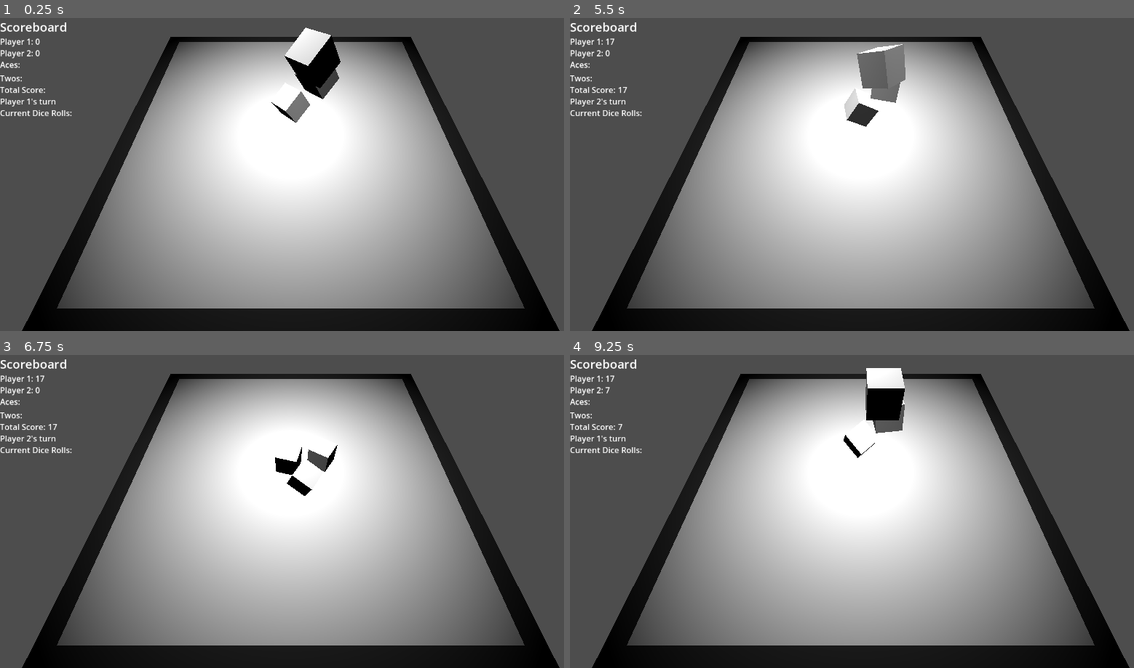
Above: before the commit, frames 1-4 (two rows, left to right).
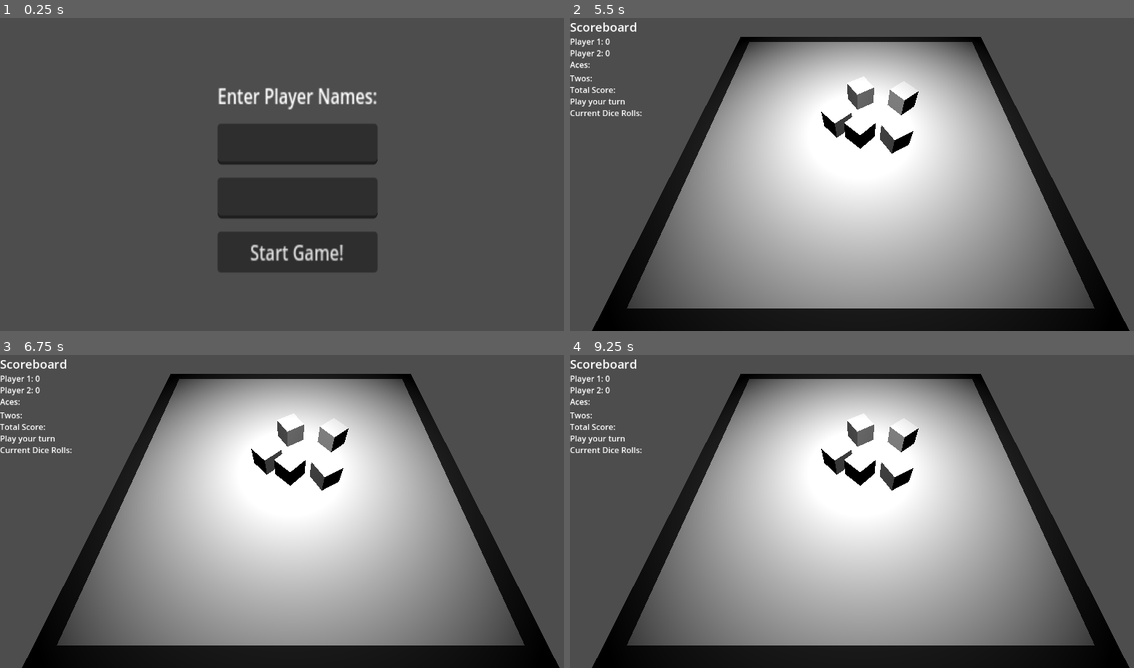
Above: after the commit, the same moments.

Repository: John-Popovici/duel-of-the-eights
Game: Godot game, scene res://Scenes/IntroScene.tscn
The game is run twice, just before and just after one commit, with the same random seed, the same clock (stepped at 60 frames per second) and the same inputs. Before the commit the project starts from res://Scenes/game_scene.tscn.
Inputs (mouse positions are in pixels of both pictures, inside the frame that each line leads up to):
- Up to frame 1 (0.25 s): no input
- Up to frame 2 (5.5 s): click (868, 252) at 0.5 s, where only the run after the commit has a clickable "Start Game!"; tap Enter at 5 s
- Up to frame 3 (6.75 s): no input
- Up to frame 4 (9.25 s): tap Space at 7.25, 8.75 s; tap Enter at 8 s

The runs differ from the first frame. In frame 1, 62% of the frame differs, in the area x 0-100%, y 1-100%; in frame 2, 2.5%; in frame 3, 1.5%; in frame 4, 2.6%.

Commit message:
Intro Scene Created. player name customization setup

Diff:
--- /dev/null
+++ b/src/Scenes/IntroScene.tscn
@@ -0,0 +1,28 @@
+[gd_scene load_steps=2 format=3 uid="uid://d05a7cco5s8tg"]
+
+[ext_resource type="Script" path="res://Scripts/IntroScene.gd" id="1_datn8"]
+
+[node name="IntroScene" type="Node3D"]
+script = ExtResource("1_datn8")
+
+[node name="VBoxContainer" type="VBoxContainer" parent="."]
+offset_left = 431.0
+offset_top = 150.0
+offset_right = 588.0
+offset_bottom = 273.0
+scale = Vector2(2.01922, 2.61369)
+theme_override_constants/separation = 10
+
+[node name="Instructions" type="Label" parent="VBoxContainer"]
+layout_mode = 2
+text = "Enter Player Names:"
+
+[node name="Player1Entry" type="LineEdit" parent="VBoxContainer"]
+layout_mode = 2
+
+[node name="Player2Entry" type="LineEdit" parent="VBoxContainer"]
+layout_mode = 2
+
+[node name="StartGame" type="Button" parent="VBoxContainer"]
+layout_mode = 2
+text = "Start Game!"
--- /dev/null
+++ b/src/Scenes/game_scene.gd
@@ -0,0 +1,27 @@
+extends Node3D
+# GameScene.gd
+
+var player1_name: String
+var player2_name: String
+
+@onready var GameManager: Node = $GameManager
+
+# Method to set player names, called from IntroScene
+func set_player_names(name1: String, name2: String) -> void:
+	player1_name = name1
+	player2_name = name2
+	print("Player 1: %s, Player 2: %s" % [player1_name, player2_name])
+
+
+# Start game logic with player names
+func _ready() -> void:
+	if player1_name and player2_name:
+		print("Starting game with players: %s and %s" % [player1_name, player2_name])
+		GameManager.setPlayerNames(player1_name,player2_name)
+		GameManager.start_round()
+	else:
+		print("Warning: Player names not set")
+
+# Called every frame. 'delta' is the elapsed time since the previous frame.
+func _process(delta: float) -> void:
+	pass
--- a/src/Scenes/game_scene.tscn
+++ b/src/Scenes/game_scene.tscn
@@ -1,9 +1,10 @@
-[gd_scene load_steps=11 format=3 uid="uid://dxwfosg6try75"]
+[gd_scene load_steps=12 format=3 uid="uid://dxwfosg6try75"]
 
 [ext_resource type="Script" path="res://Scripts/GameManager.gd" id="1_7ajte"]
-[ext_resource type="Script" path="res://Scenes/dice_container.gd" id="1_78uev"]
+[ext_resource type="Script" path="res://Scripts/dice_container.gd" id="1_78uev"]
 [ext_resource type="Script" path="res://Scripts/scoreboard.gd" id="1_gapl4"]
-[ext_resource type="Script" path="res://Scenes/die.gd" id="2_muqym"]
+[ext_resource type="Script" path="res://Scenes/game_scene.gd" id="1_ominb"]
+[ext_resource type="Script" path="res://Scripts/die.gd" id="2_muqym"]
 
 [sub_resource type="BoxMesh" id="BoxMesh_c0fec"]
 
@@ -19,6 +20,7 @@
 [sub_resource type="BoxShape3D" id="BoxShape3D_yb52v"]
 
 [node name="Game_Scene" type="Node3D"]
+script = ExtResource("1_ominb")
 
 [node name="GameManager" type="Node" parent="." node_paths=PackedStringArray("dice_container", "scoreboard")]
 script = ExtResource("1_7ajte")
@@ -51,14 +53,15 @@
 
 [node name="DiceContainer" type="Node3D" parent="." node_paths=PackedStringArray("dice_nodes", "scoreboard")]
 script = ExtResource("1_78uev")
-dice_nodes = [NodePath("Dice"), NodePath("Dice2"), NodePath("Dice3")]
+dice_nodes = [NodePath("Dice"), NodePath("Dice2"), NodePath("Dice3"), NodePath("Dice4"), NodePath("Dice5")]
 scoreboard = NodePath("../CanvasLayer/ScoreboardContatiner")
 
 [node name="Dice" type="RigidBody3D" parent="DiceContainer"]
-transform = Transform3D(0.651295, -0.443173, -0.615965, 0.178731, 0.878489, -0.443071, 0.737475, 0.178478, 0.651364, 0, 5.66481, 0)
-script = ExtResource("2_muqym")
-start_position = Vector3(0, 5.665, 0)
+transform = Transform3D(0.651295, -0.443173, -0.615965, 0.178731, 0.878489, -0.443071, 0.737475, 0.178478, 0.651364, -4.40723, 5.66481, 0)
+script = ExtResource("2_muqym")
+start_position = Vector3(-4.407, 5.665, 0)
 start_rotation = Vector3(26.3, -43.4, 11.5)
+torque_range = 3
 
 [node name="MeshInstance3D" type="MeshInstance3D" parent="DiceContainer/Dice"]
 transform = Transform3D(3, 0, 0, 0, 3, 0, 0, 0, 3, 0, 0, 0)
@@ -69,10 +72,11 @@
 shape = SubResource("BoxShape3D_yb52v")
 
 [node name="Dice2" type="RigidBody3D" parent="DiceContainer"]
-transform = Transform3D(0.651295, -0.443173, -0.615965, 0.178731, 0.878489, -0.443071, 0.737475, 0.178478, 0.651364, 3, 9.66481, 0)
-script = ExtResource("2_muqym")
-start_position = Vector3(3, 9.665, 0)
+transform = Transform3D(0.651295, -0.443173, -0.615965, 0.178731, 0.878489, -0.443071, 0.737475, 0.178478, 0.651364, 5.19931, 9.66481, -4.20788)
+script = ExtResource("2_muqym")
+start_position = Vector3(5.199, 9.665, -4.208)
 start_rotation = Vector3(26.3, -43.5, 11.5)
+torque_range = 3
 
 [node name="MeshInstance3D" type="MeshInstance3D" parent="DiceContainer/Dice2"]
 transform = Transform3D(3, 0, 0, 0, 3, 0, 0, 0, 3, 0, 0, 0)
@@ -83,16 +87,47 @@
 shape = SubResource("BoxShape3D_yb52v")
 
 [node name="Dice3" type="RigidBody3D" parent="DiceContainer"]
-transform = Transform3D(0.651295, -0.443173, -0.615965, 0.178731, 0.878489, -0.443071, 0.737475, 0.178478, 0.651364, 2, 13.6648, 3)
-script = ExtResource("2_muqym")
-start_position = Vector3(2, 13.665, 3)
+transform = Transform3D(0.651295, -0.443173, -0.615965, 0.178731, 0.878489, -0.443071, 0.737475, 0.178478, 0.651364, 3.71559, 9.77646, 3)
+script = ExtResource("2_muqym")
+start_position = Vector3(3.716, 9.776, 3)
 start_rotation = Vector3(26.3, -43.4, 11.5)
+torque_range = 3
 
 [node name="MeshInstance3D" type="MeshInstance3D" parent="DiceContainer/Dice3"]
 transform = Transform3D(3, 0, 0, 0, 3, 0, 0, 0, 3, 0, 0, 0)
 mesh = SubResource("BoxMesh_kwmu1")
 
 [node name="CollisionShape3D" type="CollisionShape3D" parent="DiceContainer/Dice3"]
+transform = Transform3D(3, 0, 0, 0, 3, 0, 0, 0, 3, 0, 0, 0)
+shape = SubResource("BoxShape3D_yb52v")
+
+[node name="Dice4" type="RigidBody3D" parent="DiceContainer"]
+transform = Transform3D(0.651295, -0.443173, -0.615965, 0.178731, 0.878489, -0.443071, 0.737475, 0.178478, 0.651364, -1.17253, 9.42751, -5.24562)
+script = ExtResource("2_muqym")
+start_position = Vector3(-1.173, 9.428, -5.246)
+start_rotation = Vector3(26.3, -43.4, 11.5)
+torque_range = 3
+
+[node name="MeshInstance3D" type="MeshInstance3D" parent="DiceContainer/Dice4"]
+transform = Transform3D(3, 0, 0, 0, 3, 0, 0, 0, 3, 0, 0, 0)
+mesh = SubResource("BoxMesh_kwmu1")
+
+[node name="CollisionShape3D" type="CollisionShape3D" parent="DiceContainer/Dice4"]
+transform = Transform3D(3, 0, 0, 0, 3, 0, 0, 0, 3, 0, 0, 0)
+shape = SubResource("BoxShape3D_yb52v")
+
+[node name="Dice5" type="RigidBody3D" parent="DiceContainer"]
+transform = Transform3D(0.619643, 0.204831, -0.757686, -0.26865, 0.962387, 0.0404656, 0.737475, 0.178478, 0.651364, -0.529525, 12.8303, 1.47123)
+script = ExtResource("2_muqym")
+start_position = Vector3(-0.53, 12.83, 1.471)
+start_rotation = Vector3(-2.3, -49.3, -15.6)
+torque_range = 3
+
+[node name="MeshInstance3D" type="MeshInstance3D" parent="DiceContainer/Dice5"]
+transform = Transform3D(3, 0, 0, 0, 3, 0, 0, 0, 3, 0, 0, 0)
+mesh = SubResource("BoxMesh_kwmu1")
+
+[node name="CollisionShape3D" type="CollisionShape3D" parent="DiceContainer/Dice5"]
 transform = Transform3D(3, 0, 0, 0, 3, 0, 0, 0, 3, 0, 0, 0)
 shape = SubResource("BoxShape3D_yb52v")
 
--- a/src/Scripts/GameManager.gd
+++ b/src/Scripts/GameManager.gd
@@ -11,16 +11,26 @@
 var current_round: int = 1                     # Track current round
 var current_player: int = 1                    # Track current player
 var player_scores = {1: 0, 2: 0}               # Store scores for each player
+var player1name: String = ""
+var player2name: String  = ""
+var currentPlayerName: String = ""
+
 
 # Start the game
 func _ready() -> void:
-	start_round()
+	#start_round()
+	pass
 
 # Begins a round by rolling the dice
 func start_round() -> void:
 	if current_round > total_rounds:
 		end_game()
 		return
+
+	if current_player == 1:
+		currentPlayerName = player1name
+	else:
+		currentPlayerName = player2name
 	print("Round %d, Player %d's turn" % [current_round, current_player])
 
 	# Update the scoreboard to indicate current player
@@ -75,13 +85,17 @@
 
 # Ends the game, displays final scores, and winner
 func end_game() -> void:
-	var winner = "Player 1" if player_scores[1] > player_scores[2] else "Player 2"
+	var winner = player1name if player_scores[1] > player_scores[2] else player2name
 	print("Game Over! Winner: %s" % winner)
 	print("Final Scores: Player 1 - %d, Player 2 - %d" % [player_scores[1], player_scores[2]])
 
 	# Update scoreboard to show game over and winner
 	scoreboard.update_turn_status("Game Over! Winner: %s" % winner)
 
+func setPlayerNames(name1: String,name2: String) -> void:
+	player1name = name1
+	player2name = name2
+
 # Called every frame. 'delta' is the elapsed time since the previous frame.
 func _process(delta: float) -> void:
 	pass
--- /dev/null
+++ b/src/Scripts/IntroScene.gd
@@ -0,0 +1,31 @@
+extends Node3D
+
+# IntroScene.gd
+
+@onready var player1_name_input = $VBoxContainer/Player1Entry  # Reference to Player 1's LineEdit
+@onready var player2_name_input = $VBoxContainer/Player2Entry  # Reference to Player 2's LineEdit
+@onready var start_button = $VBoxContainer/StartGame           # Reference to the Start Button
+
+# Called when the node enters the scene tree
+func _ready() -> void:
+	start_button.pressed.connect(_on_start_game_pressed)
+
+# Transition to GameScene with player names
+func _on_start_game_pressed() -> void:
+	var player1_name = player1_name_input.text
+	var player2_name = player2_name_input.text
+
+	# Load GameScene
+	var game_scene = load("res://Scenes/game_scene.tscn").instantiate()
+
+	# Pass player names to GameScene
+	game_scene.set_player_names(player1_name, player2_name)
+
+	# Change scene to GameScene
+	get_tree().root.add_child(game_scene)
+	queue_free()  # Free IntroScene
+
+
+# Called every frame. 'delta' is the elapsed time since the previous frame.
+func _process(delta: float) -> void:
+	pass
--- a/src/Scenes/die.gd
+++ b/src/Scripts/die.gd
@@ -5,6 +5,8 @@
 # Exported start position so it can be set in the editor
 @export var start_position: Vector3 = Vector3.ZERO
 @export var start_rotation: Vector3 = Vector3.ZERO
+@export var impulse_range: int = 5
+@export var torque_range: int = 5
 
 # Dictionary mapping each die face direction to its value
 var face_value_dict = {
@@ -28,16 +30,16 @@
 
 	# Apply random force for linear movement
 	apply_impulse(Vector3.ZERO, Vector3(
-		randf_range(-5, 5),
-		randf_range(5, 10),
-		randf_range(-5, 5)
+		randf_range(-impulse_range, impulse_range),
+		randf_range(impulse_range, impulse_range*2),
+		randf_range(-impulse_range, impulse_range)
 	))
 
 	# Apply random torque for rotation
 	apply_torque_impulse(Vector3(
-		randf_range(-5, 5),
-		randf_range(-5, 5),
-		randf_range(-5, 5)
+		randf_range(-torque_range, torque_range),
+		randf_range(-torque_range, torque_range),
+		randf_range(-torque_range, torque_range)
 	))
 
 # Determines the top-facing die value after the roll
--- a/src/project.godot
+++ b/src/project.godot
@@ -11,7 +11,7 @@
 [application]
 
 config/name="duel-of-the-eights"
-run/main_scene="res://Scenes/game_scene.tscn"
+run/main_scene="res://Scenes/IntroScene.tscn"
 config/features=PackedStringArray("4.3", "GL Compatibility")
 config/icon="res://icon.svg"
 
Renamed: src/Scenes/dice_container.gd -> src/Scripts/dice_container.gd
